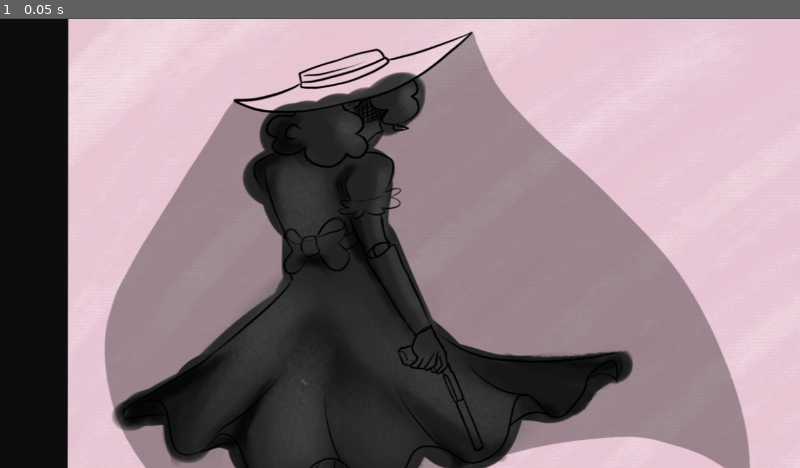
Above: before the commit, frame 1.
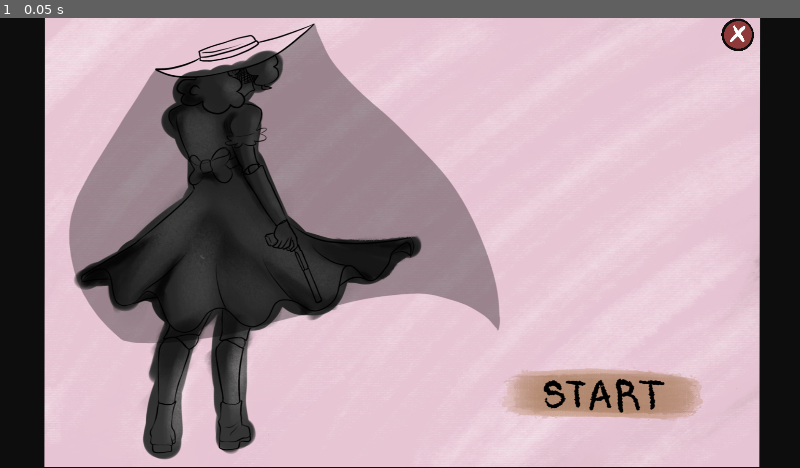
Above: after the commit, the same moment.

Repository: MaddMavv/Project-Doll-House
Game: Godot game, scene res://main menu.tscn
Two runs of this game, one before a commit and one after it. Both use one fixed random seed, a clock stepped at 60 frames per second and the inputs below. The engine's default icon, where the game draws it, is replaced by a stand-in: a white triangle on a blue panel in a dark square.
Inputs:
- Up to frame 1 (0.05 s): no input

The runs differ from the first frame. In frame 1, 63% of the frame differs, in the area x 0-100%, y 0-100%.

Commit message:
Renewed Menu

Diff:
--- a/main menu.tscn
+++ b/main menu.tscn
@@ -15,7 +15,7 @@
 script = ExtResource("1_i2nf6")
 
 [node name="Background" type="Sprite2D" parent="."]
-position = Vector2(1448, 817)
+position = Vector2(1446, 804)
 scale = Vector2(1.52, 1.52)
 texture = ExtResource("2_rrvbv")
 
@@ -36,10 +36,10 @@
 
 [node name="Quit" type="Button" parent="ParallaxBackground"]
 self_modulate = Color(1, 1, 1, 0)
-offset_left = 2603.0
-offset_top = 19.0
-offset_right = 2960.0
-offset_bottom = 182.0
+offset_left = 2602.0
+offset_top = 8.0
+offset_right = 2959.0
+offset_bottom = 171.0
 scale = Vector2(0.302411, 0.667589)
 theme_override_font_sizes/font_size = 101
 text = "
@@ -47,10 +47,10 @@
 
 [node name="Play" type="Button" parent="ParallaxBackground"]
 modulate = Color(1, 1, 1, 0)
-offset_left = 1880.0
-offset_top = 1287.0
-offset_right = 2692.0
-offset_bottom = 1524.0
+offset_left = 1866.0
+offset_top = 1267.0
+offset_right = 2678.0
+offset_bottom = 1504.0
 scale = Vector2(0.72, 0.72)
 shortcut = SubResource("Shortcut_cewsu")
 text = "Play"
--- a/project.godot
+++ b/project.godot
@@ -12,7 +12,7 @@
 
 config/name="FIrst Prototype"
 run/main_scene="res://main menu.tscn"
-config/features=PackedStringArray("4.1", "Mobile")
+config/features=PackedStringArray("4.0", "Mobile")
 config/icon="res://icon.svg"
 
 [autoload]
@@ -21,8 +21,8 @@
 
 [display]
 
-window/size/viewport_width=1920
-window/size/viewport_height=1080
+window/size/viewport_width=2880
+window/size/viewport_height=1620
 window/size/mode=2
 window/stretch/mode="canvas_items"
 
